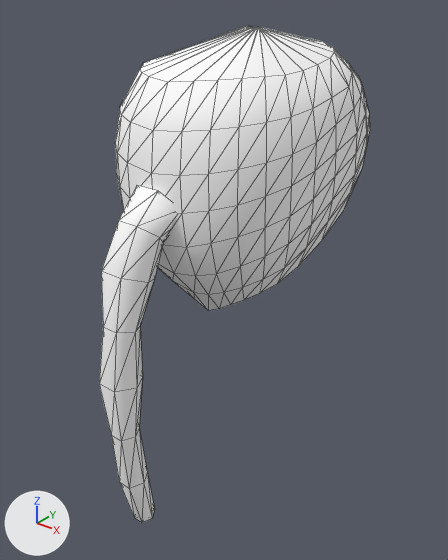
An edit to the glTF model game/data/models/characters/appearance/humains/female/hair_high_tail_lod2.glb, drawn before and after from the same camera.
Both versions are drawn from a 50 mm camera at (0.274, -0.403, 1.803) aimed at (0.006, -0.068, 1.595). Every picture has the same lights, and +X, +Y and +Z are marked at lower left. The older version comes first. Mesh edges are drawn as thin lines. Where no turn or scale is listed for an object, it has been applied to the vertices.

In view in the first picture: 'hair'.
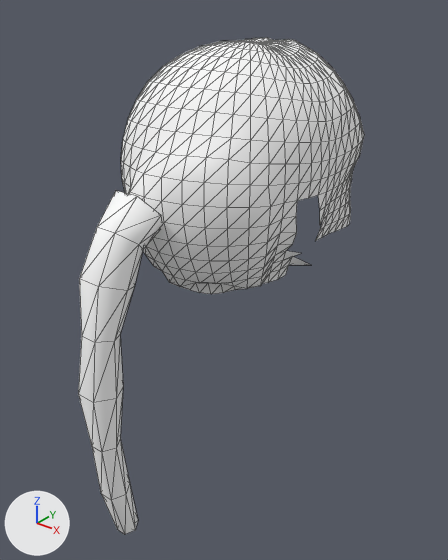
Location of each change, (x1, y1, x2, y2) in pixels of the pictures (448 x 560 px; the box of a moved part takes in the faces that stretch with it):
'hair', reshaped: before (99, 26, 370, 523); after (78, 38, 364, 534)
part 1 of me_hair, moved or reshaped: before (99, 185, 176, 523); after (78, 191, 162, 534)
part 2 of me_hair, rebuilt (10% shorter): before (115, 26, 370, 311); after (121, 38, 364, 294)

The edits, one by one:
me_hair is used by ob_hair; location (0.0, 0.0, 0.0).
me_hair had 320 vertices, 576 faces and spanned x -0.08..0.08, y -0.185..0.051, z 1.42..1.773.
me_hair now has 754 vertices, 1370 faces and spans x -0.081..0.077, y -0.202..0.058, z 1.42..1.765.
me_hair part 1: the loose piece of 50 vertices spanning x -0.019..0.019, y -0.185..-0.117, z 1.42..1.684 is moved by (-0.002, -0.016, 0.0).
me_hair part 2: the loose piece of 270 vertices spanning x -0.08..0.08, y -0.134..0.051, z 1.571..1.773 is rebuilt with 704 vertices and now spans x -0.081..0.077, y -0.141..0.058, z 1.597..1.765.
